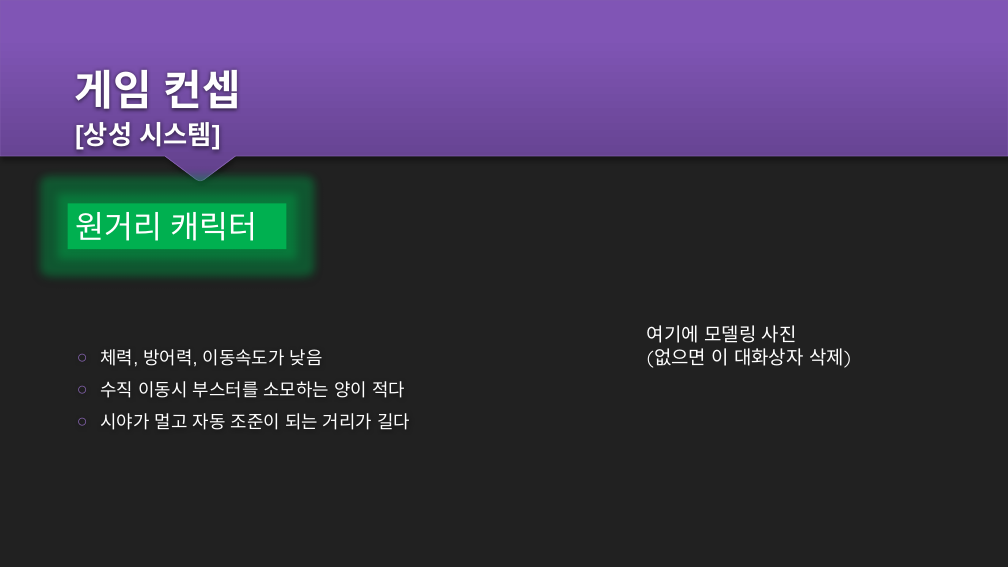
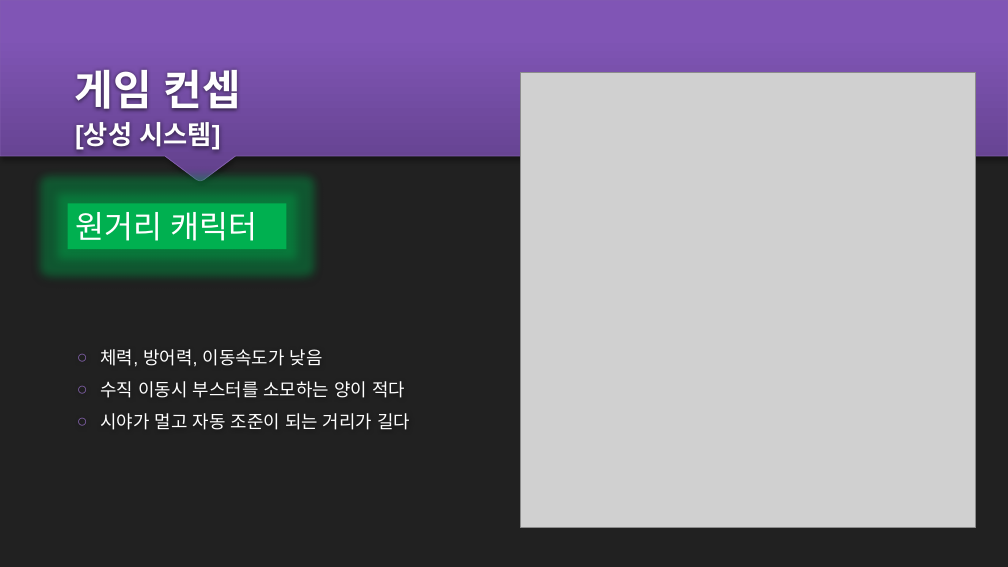
Before and after one commit to GogleEarth/Pills-Fighter, a slide deck: slide 10 of design/알약전사_발표ppt.pptx (slide 12 before the commit). Drawn at 1008x567 pixels with LibreOffice and Linux fonts; fonts in the diff are those of the drawing; grey boxes stand for pictures. Boxes give left, top, right and bottom in pixels: in the first picture for what was removed or moved away, otherwise in the second. Text is boxed around its words. In the diff, an @@ line names an element or a change of style, - is before the commit and + after.

```diff
--- a/design/알약전사_발표ppt.pptx
+++ b/design/알약전사_발표ppt.pptx
@@ picture added at [520, 73, 975, 528] @@
@@ text removed at [647, 325, 851, 368] @@
-여기에 모델링 사진
-(없으면 이 대화상자 삭제)
```
Also in this commit, not shown: 4 other slides changed, 2 slides removed, 3 other files.
